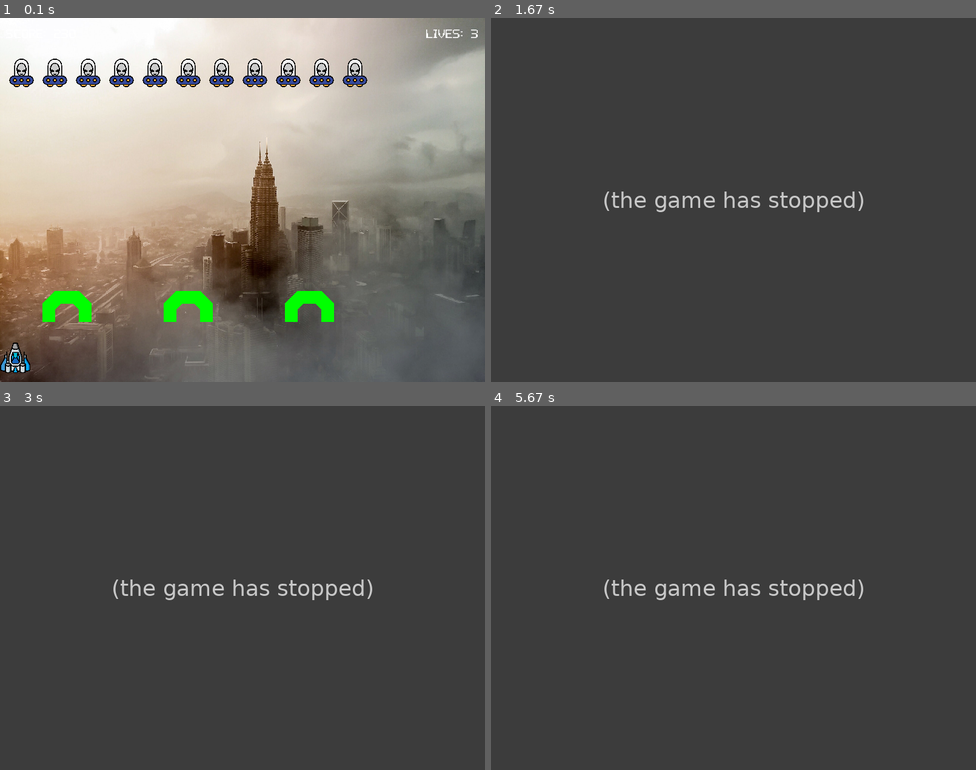
Above: before the commit, frames 1-4 (two rows, left to right).
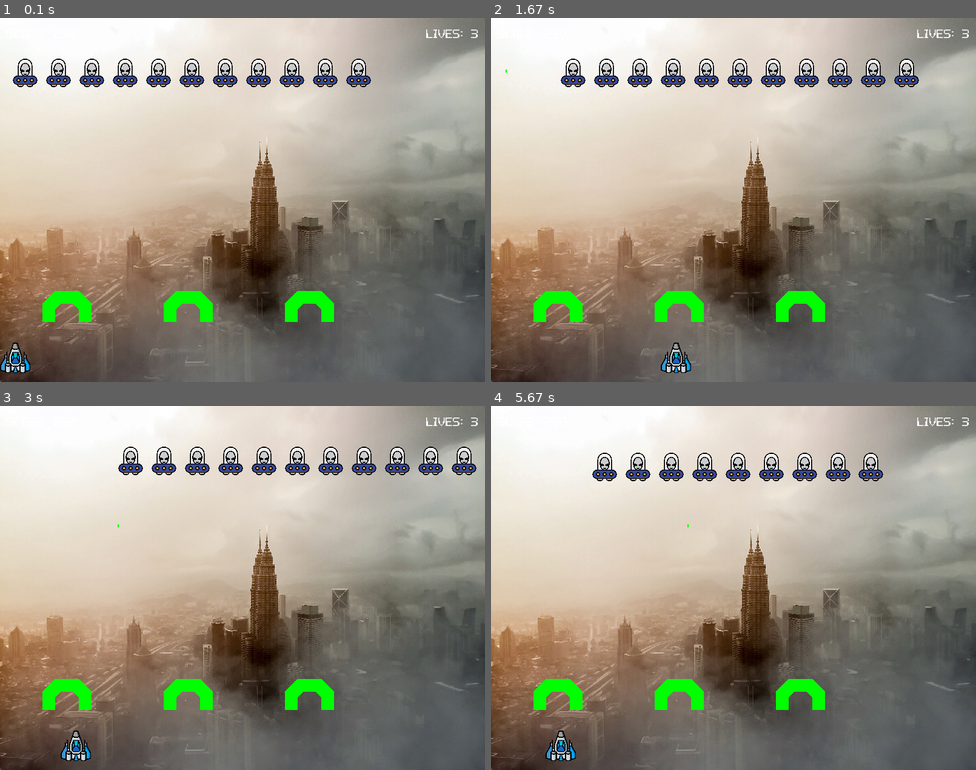
Above: after the commit, the same moments.

Repository: wreiner/FHJ-pygame-intro
Game: pygame game, started from 01-beginnings.py
The game is run twice, just before and just after one commit, with the same random seed, the same clock (stepped at 60 frames per second) and the same inputs.
Inputs:
- Up to frame 1 (0.1 s): no input
- Up to frame 2 (1.67 s): tap Space at 0.33, 0.73, 1.03, 1.23, 1.53 s; hold Right 0.67-1.13 s; hold Right 1.17-1.63 s
- Up to frame 3 (3 s): hold Left 1.67-2.2 s; tap Space at 1.73, 2.03, 2.3, 2.6, 2.73 s; hold Left 2.23-2.63 s; hold Right from 2.67 s (still down)
- Up to frame 4 (5.67 s): tap Space at 3.03, 3.4, 3.7, 3.9, 4.2, 4.4, 4.7, 4.9, 5.2, 5.47 s; release Right at 3.3 s; hold Left 3.33-3.8 s; hold Right 3.83-4.3 s; hold Right 4.33-4.8 s; hold Left 4.83-5.37 s; hold Left from 5.4 s (still down)

The runs differ from the first frame. In frame 1, 2.4% of the frame differs, in the area x 1-77%, y 11-19%; in frame 2, 94%; in frame 3, 94%; in frame 4, 94%, in the area x 0-100%, y 0-100%.
Error before the commit: NameError: name 'PLAYER_X_STEPS' is not defined (01-beginnings.py line 85); the game stopped at 0.67 s (later frames are placeholders)

Commit message:
Add player steps var

Diff:
--- a/screens/defaults.py
+++ b/screens/defaults.py
@@ -11,7 +11,8 @@
 ENEMY_10PTS = "res/icons/fremdes-schiff.png"
 BACKGROUNG_IMG = "res/imgs/ishan-seefromthesky-6U-sSfBV-gM-unsplash.jpg"
 
-ENEMY_X_STEPS = 0.08
+ENEMY_X_STEPS = 1
+PLAYER_X_STEPS = 5
 # ENEMY_X_STEPS = 1
 ENEMY_Y_STEPS = 10
 
